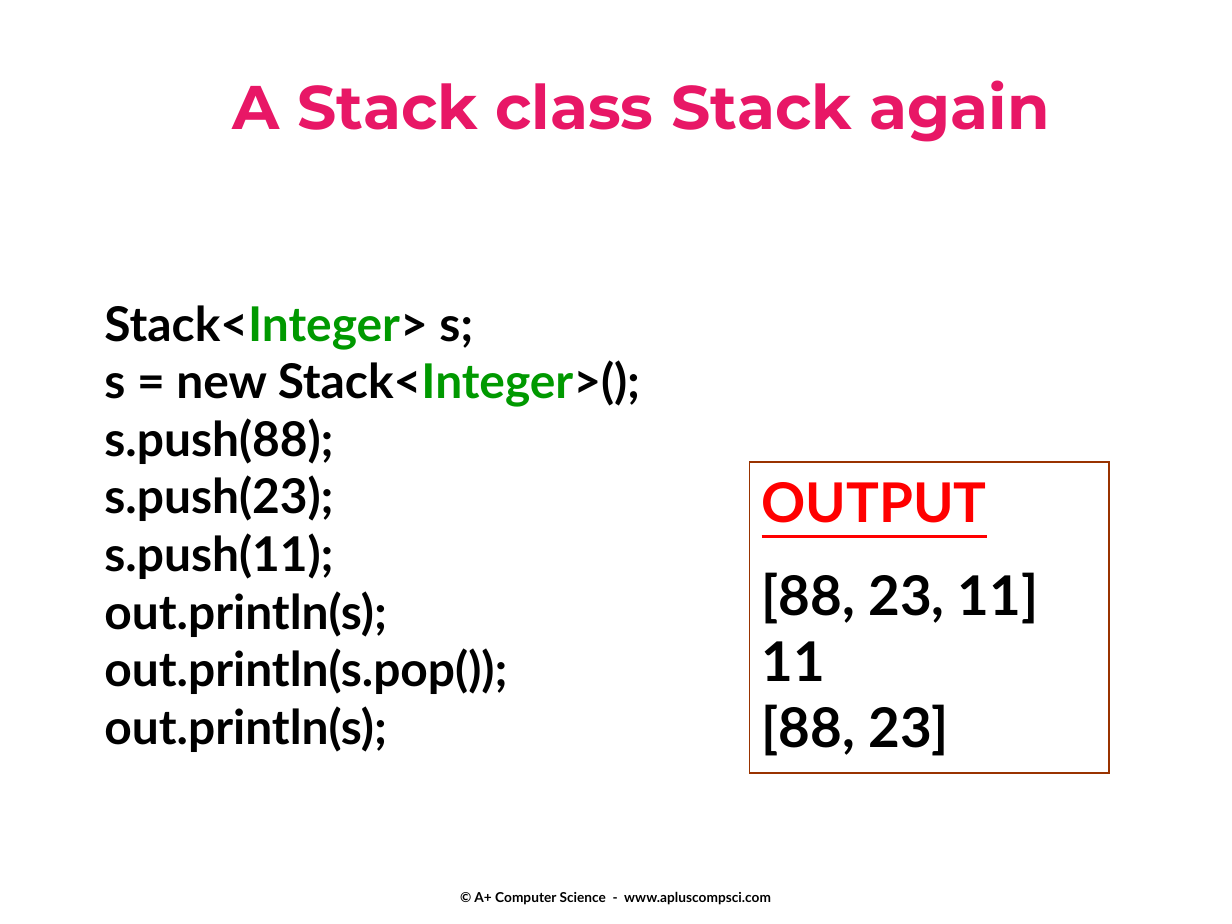
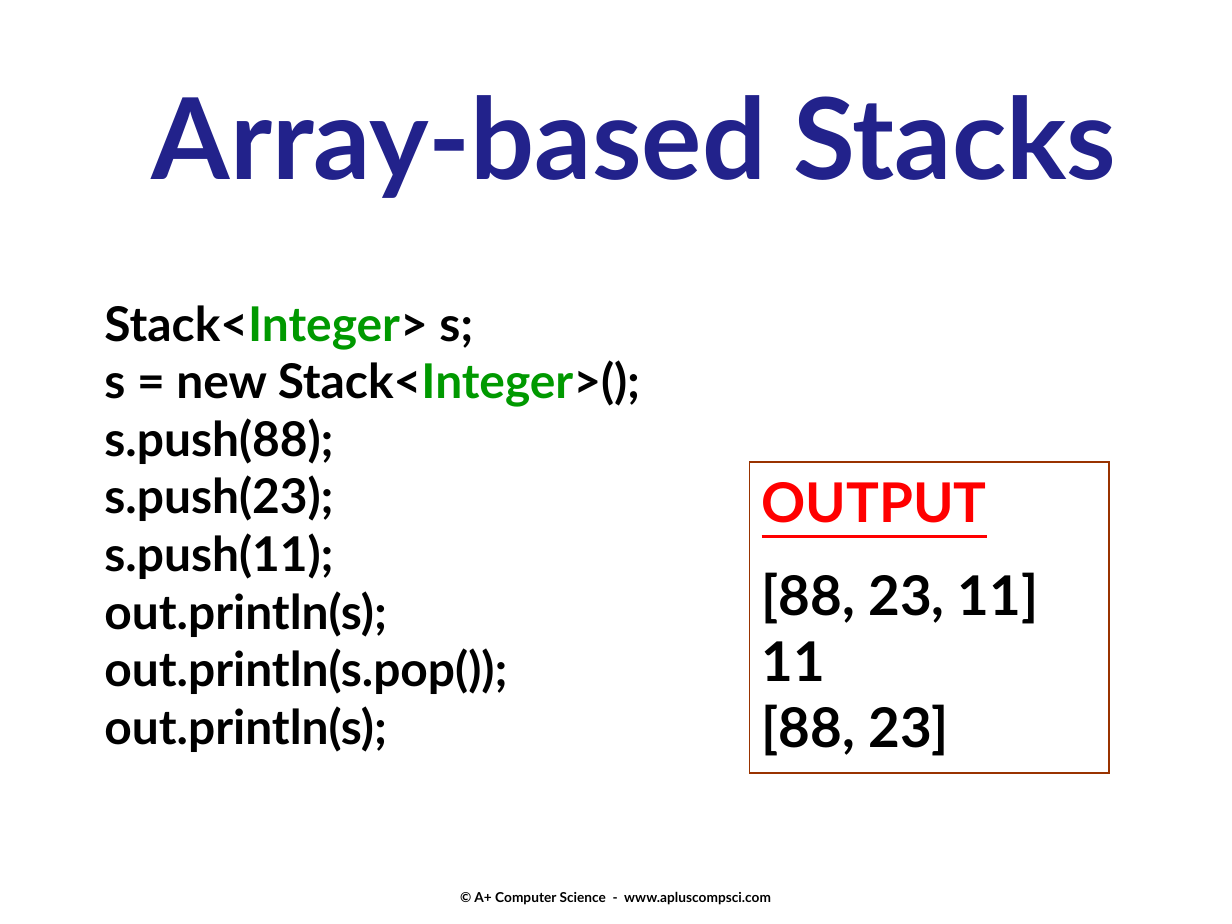
Before and after one commit to Cy-FairCS/cs3, a slide deck: slide 22 of u06b_stacks/notes/13a.stacks.pptx. Drawn at 1232x924 pixels with LibreOffice and Linux fonts; fonts in the diff are those of the drawing. Boxes give left, top, right and bottom in pixels: in the first picture for what was removed or moved away, otherwise in the second. Text is boxed around its words. In the diff, an @@ line names an element or a change of style, - is before the commit and + after.

```diff
--- a/u06b_stacks/notes/13a.stacks.pptx
+++ b/u06b_stacks/notes/13a.stacks.pptx
@@ text removed at bbox=[232, 80, 1050, 142] @@
-A Stack class Stack again
@@ text added at bbox=[152, 95, 1116, 198], 66 pt, text #22228B, bold @@
+Array-based Stacks
```
Also in this commit, not shown: 2 other slides changed, 3 slides removed, 3 other files.
